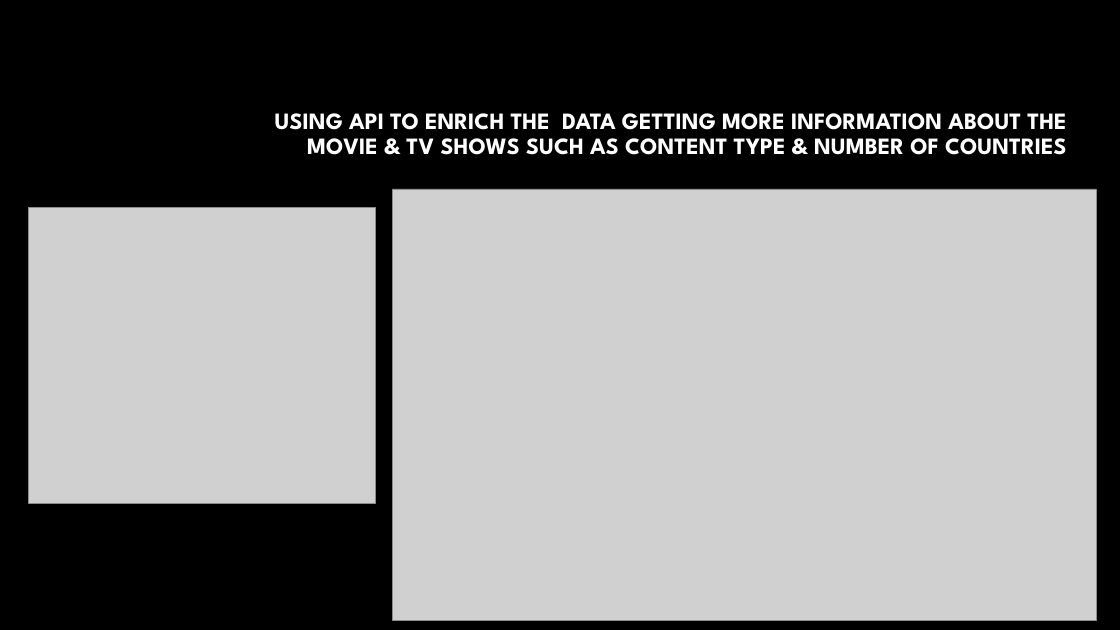
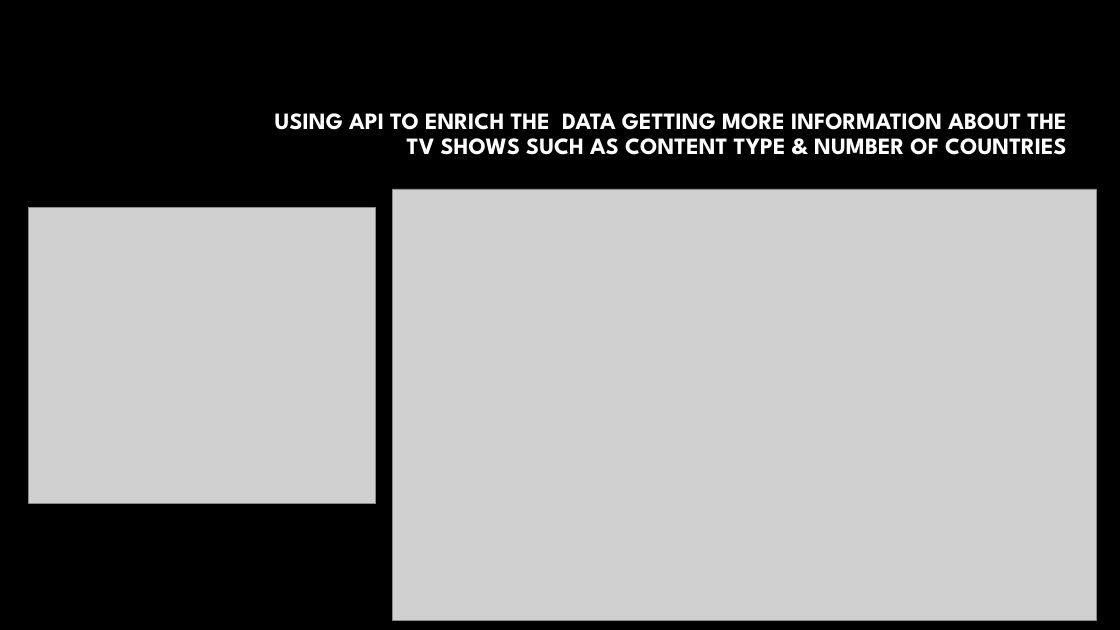
Before and after one commit to ahmadfarouk/Project-Netflix, a slide deck: slide 9 of netflix/The era of Netflix.pptx. Drawn at 1120x630 pixels with LibreOffice and Linux fonts; fonts in the diff are those of the drawing; grey boxes stand for pictures; background and template pictures are left out. Boxes give left, top, right and bottom in pixels: in the first picture for what was removed or moved away, otherwise in the second. Text is boxed around its words. In the diff, an @@ line names an element or a change of style, - is before the commit and + after.

```diff
--- a/netflix/The era of Netflix.pptx
+++ b/netflix/The era of Netflix.pptx
@@ title at <box>275,113,1067,155</box>: text changed @@
-USING API TO ENRICH THE DATA GETTING MORE INFORMATION ABOUT THE MOVIE & TV SHOWS SUCH AS CONTENT TYPE & NUMBER OF COUNTRIES
+USING API TO ENRICH THE DATA GETTING MORE INFORMATION ABOUT THE TV SHOWS SUCH AS CONTENT TYPE & NUMBER OF COUNTRIES
```
Also in this commit, not shown: 3 other slides changed, 2 other files.
